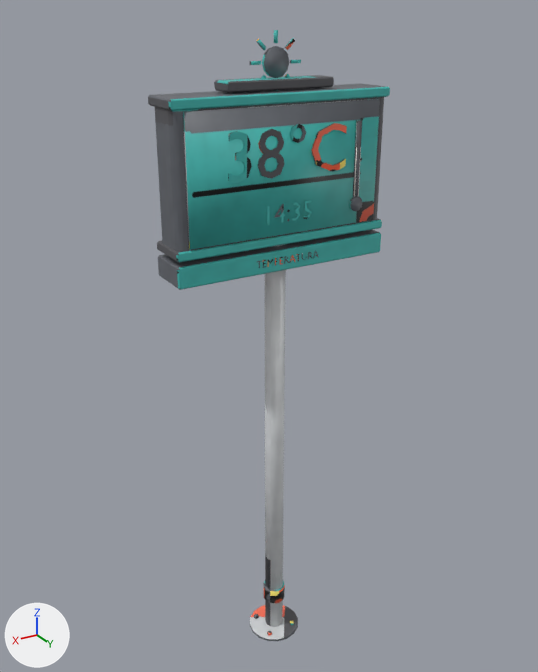
The FBX model unity/CheckoutSimulator/Assets/Resources/EventProps2/Calor_StreetThermometer.fbx: old version first, new version second.
Both versions are drawn from a 50 mm camera at (2.462, 4.025, 4.594) aimed at (-0.024, -0.118, 2.523). The lights are fixed; the arrows at lower left show +X, +Y and +Z. The older version comes first. Where no turn or scale is listed for an object, it has been applied to the vertices. Vertices at exactly the same position are counted once.

In view in the first picture: 'Calor_StreetThermometer'.
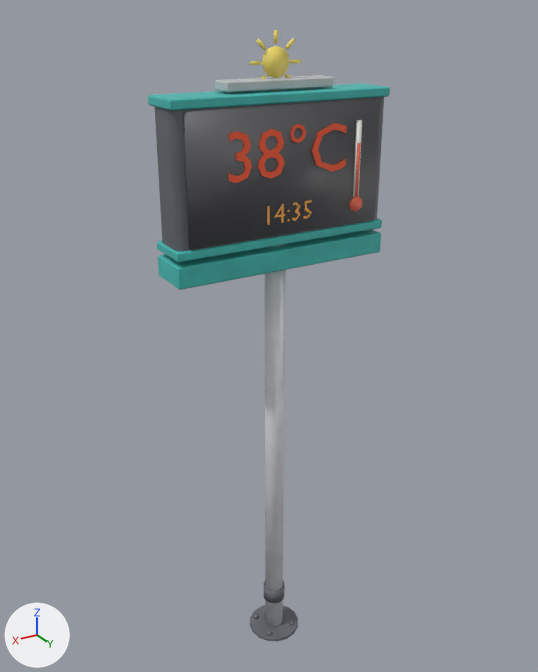
Pixel boxes [x1, y1, x2, y2] of what changed, in the pictures (538 x 672 px):
part 1 of me_cylinder_253, deleted: before [256, 251, 318, 268]
part 2 of me_cylinder_253, surface changed: [148, 30, 387, 641] in both

Patch to the scene script:
```diff
--- a/unity/CheckoutSimulator/Assets/Resources/EventProps2/Calor_StreetThermometer.fbx.py
+++ b/unity/CheckoutSimulator/Assets/Resources/EventProps2/Calor_StreetThermometer.fbx.py
@@ me_cylinder_253 @@
 # used by ob_calor_streetthermometer; location = (0.0, 0.0, 0.0)
-me_cylinder_253.from_pydata(...)  # 1011 vertices, 947 faces; spans x -0.76..0.77, y -0.2..0.2, z 0.0..4.51
+me_cylinder_253.from_pydata(...)  # 875 vertices, 824 faces; spans x -0.76..0.76, y -0.2..0.2, z 0.0..4.51
+# me_cylinder_253 part 1: 10 loose pieces with 136 vertices, spanning x -0.24..0.24, y 0.16, z 3.14..3.19, are deleted
+# me_cylinder_253 part 2: 820 kept faces spanning x -0.76..0.76, y -0.2..0.2, z 0.0..4.51 get new texture (UV) coordinates
 me_cylinder_253.materials.append(mat_calor_streetthermometer_mat)
```
